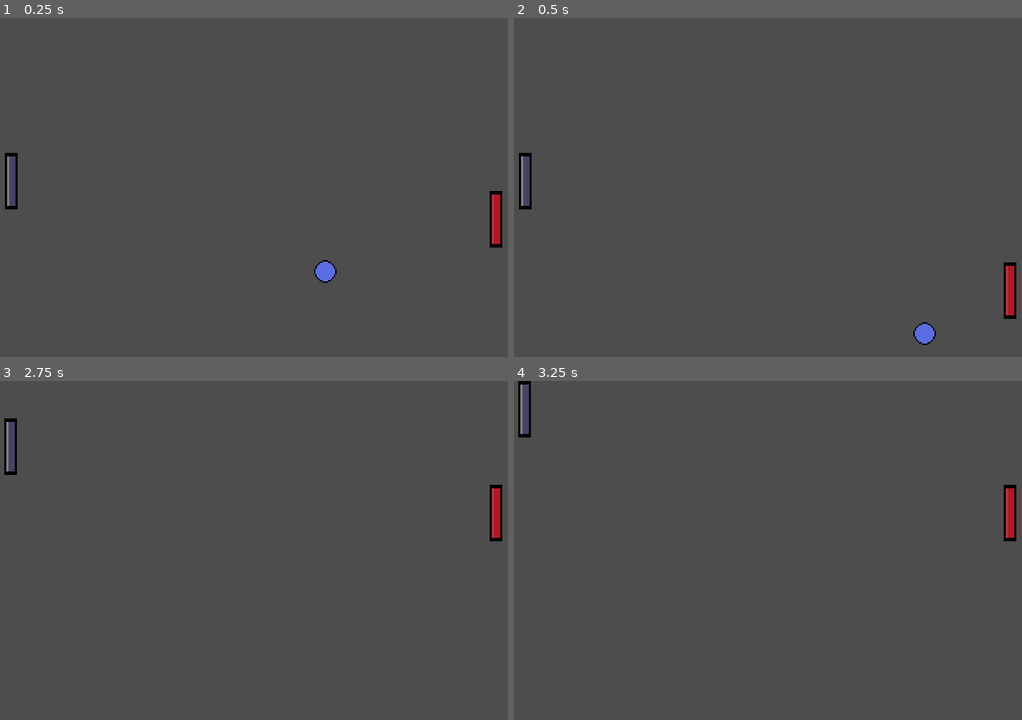
Above: before the commit, frames 1-4 (two rows, left to right).
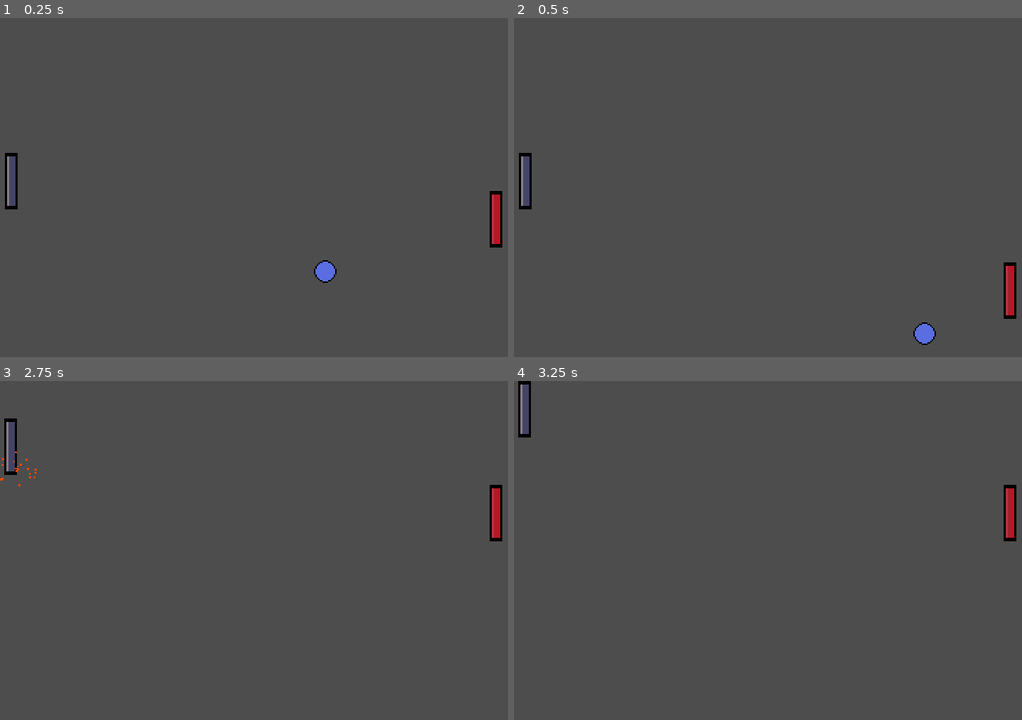
Above: after the commit, the same moments.

Repository: jesse-kroon/GodotPong
Game: Godot game, scene res://scenes/main.tscn
Same seed, same stepped clock (60 frames per second), same inputs: the game is played once before the commit and once after it.
Inputs:
- Up to frame 1 (0.25 s): no input
- Up to frame 2 (0.5 s): no input
- Up to frame 3 (2.75 s): hold W (move_up) 0.53-1.28 s; hold S (move_down) 1.28-2.03 s; hold W (move_up) from 2.03 s (still down)
- Up to frame 4 (3.25 s): keep holding W (move_up)

Frames 1-2 are identical in both runs. In frame 3, less than 0.1% of the frame differs, in the area x 0-8%, y 20-32%; in frame 4, nothing differs.

Commit message:
add particle effect on paddle bounce

Diff:
--- a/scenes/ball.gd
+++ b/scenes/ball.gd
@@ -1,6 +1,7 @@
 extends CharacterBody2D
+@export var particle_effect_scene: PackedScene
 var screen_size
-var bounce_sound = AudioStreamPlayer
+var bounce_sound: AudioStreamPlayer
 
 
 func _ready():
@@ -13,12 +14,18 @@
 	var collision_data = move_and_collide(velocity * delta)
 
 	if collision_data:
-		var collider = collision_data.get_collider().to_string()
+		var collider = collision_data.get_collider()
+		var collision_position = collision_data.get_position()
 
 		velocity = velocity.bounce(collision_data.get_normal())
-		if collider.contains("Paddle"):
+		if collider.to_string().contains("Paddle"):
 			bounce_sound.play()
+			var particle_effect = particle_effect_scene.instantiate() as CPUParticles2D
+			particle_effect.global_position = collision_position
+			get_parent().add_child(particle_effect)
+			particle_effect.emitting = true
 
 	if global_position.x > screen_size.x || global_position.x < 0:
 		# Need to do score assignment here
+		# And spawn a new ball after a timer timeout
 		queue_free()
--- a/scenes/ball.tscn
+++ b/scenes/ball.tscn
@@ -1,7 +1,8 @@
-[gd_scene load_steps=5 format=3 uid="uid://h6c0wlcnlwxg"]
+[gd_scene load_steps=6 format=3 uid="uid://h6c0wlcnlwxg"]
 
 [ext_resource type="Texture2D" uid="uid://dvnahe4amh6tw" path="res://assets/art/ball.png" id="1_vnugp"]
 [ext_resource type="Script" path="res://scenes/ball.gd" id="1_wgksa"]
+[ext_resource type="PackedScene" uid="uid://d3561piatp1d" path="res://scenes/collision_effect.tscn" id="2_7vsl2"]
 [ext_resource type="AudioStream" uid="uid://bvl5e5y3s7oa8" path="res://assets/music/bounce_sound.mp3" id="3_221ie"]
 
 [sub_resource type="CircleShape2D" id="CircleShape2D_6jtxt"]
@@ -9,6 +10,7 @@
 
 [node name="Ball" type="CharacterBody2D" groups=["ball"]]
 script = ExtResource("1_wgksa")
+particle_effect_scene = ExtResource("2_7vsl2")
 
 [node name="CollisionShape2D" type="CollisionShape2D" parent="."]
 scale = Vector2(2, 2)
--- /dev/null
+++ b/scenes/collision_effect.tscn
@@ -0,0 +1,18 @@
+[gd_scene format=3 uid="uid://d3561piatp1d"]
+
+[node name="CPUParticles2D" type="CPUParticles2D"]
+position = Vector2(2.08165e-12, 2.08165e-12)
+emitting = false
+amount = 20
+lifetime = 0.2
+one_shot = true
+lifetime_randomness = 1.0
+local_coords = true
+emission_shape = 1
+emission_sphere_radius = 30.0
+gravity = Vector2(2.08165e-12, 2.08165e-12)
+initial_velocity_min = 10.0
+initial_velocity_max = 10.0
+scale_amount_min = 2.8
+scale_amount_max = 2.8
+color = Color(1, 0.286275, 0, 1)
--- a/scenes/main.tscn
+++ b/scenes/main.tscn
@@ -6,26 +6,11 @@
 [ext_resource type="PackedScene" uid="uid://h6c0wlcnlwxg" path="res://scenes/ball.tscn" id="3_vo6lh"]
 [ext_resource type="PackedScene" uid="uid://ckuen8s7xj7u2" path="res://scenes/wall.tscn" id="4_b1jv1"]
 
-[sub_resource type="GDScript" id="GDScript_ekya3"]
-script/source = "extends AudioStreamPlayer
-
-
-# Called when the node enters the scene tree for the first time.
-func _ready():
-	pass
-
-
-# Called every frame. 'delta' is the elapsed time since the previous frame.
-func _process(delta):
-	pass
-"
-
 [node name="main" type="Node2D"]
 
 [node name="Music" type="AudioStreamPlayer" parent="."]
 stream = ExtResource("1_62k3b")
 autoplay = true
-script = SubResource("GDScript_ekya3")
 
 [node name="PlayerPaddle" parent="." instance=ExtResource("1_wa0ms")]
 position = Vector2(16, 231)
Not shown: 1 places in scenes/main.tscn that only renumber resources
Not shown, removed: assets/music/bounce_sound.band/Alternatives/000/Autosave/.dummy
Not shown, removed: assets/music/bounce_sound.band/Alternatives/000/Autosave/2024-06-19 19:33:53Z.displayData
Not shown, removed: assets/music/bounce_sound.band/Alternatives/000/Autosave/2024-06-19 19:33:53Z.eventData
Not shown, removed: assets/music/bounce_sound.band/Alternatives/000/Autosave/2024-06-19 19:33:53Z.songData
